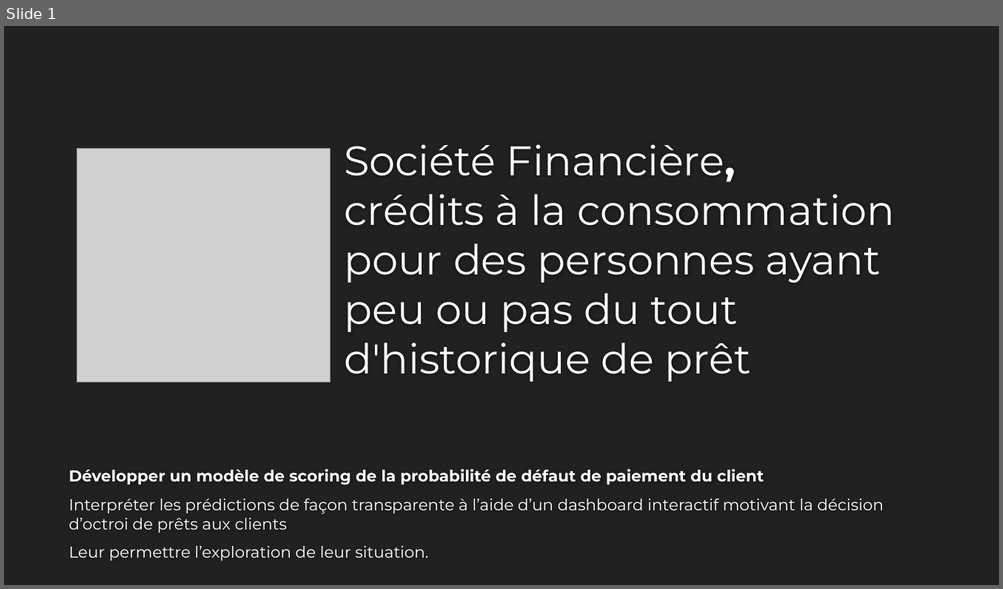
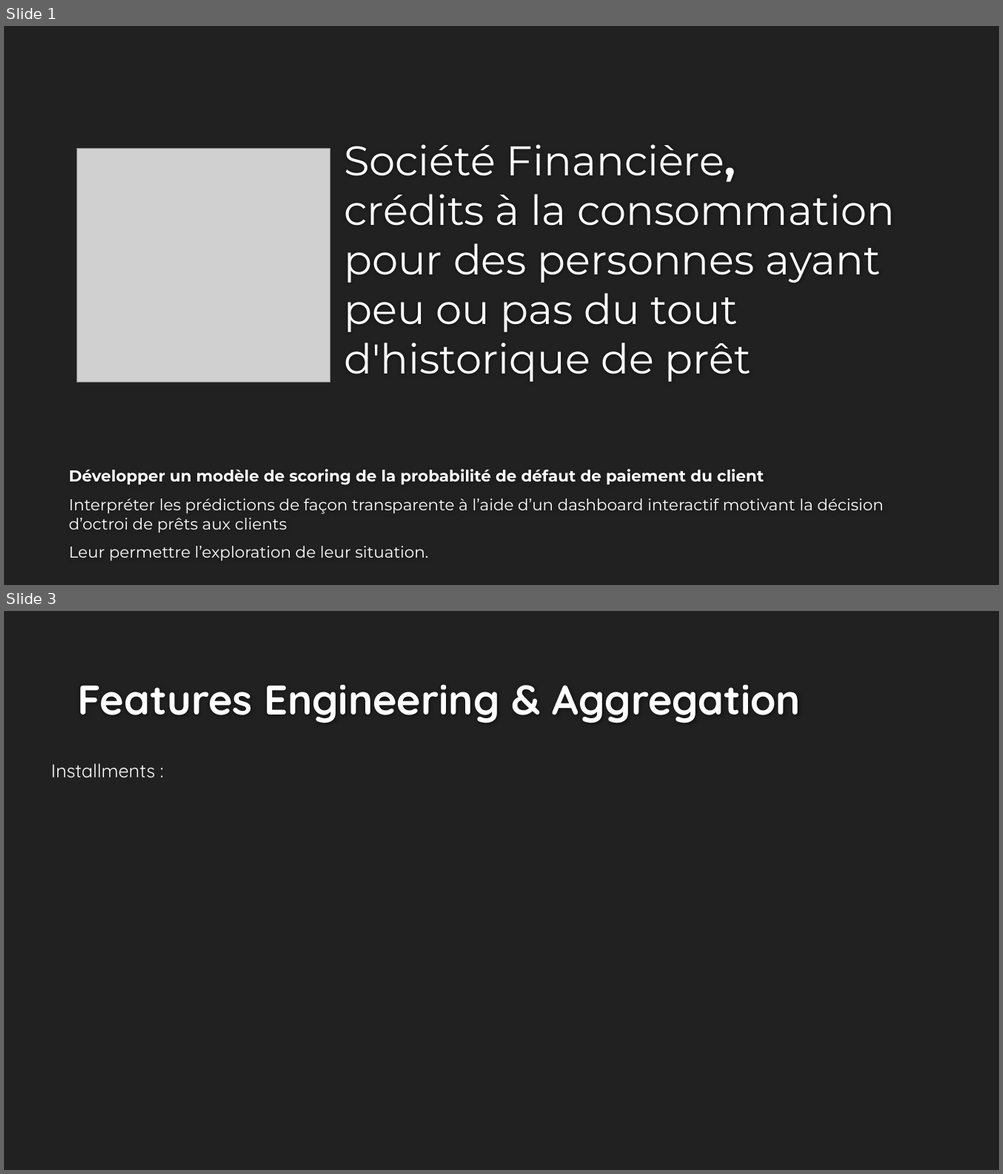
Before and after one commit to EtienneLardeur/P7_Scoring, a slide deck: P7_Support.pptx. Shown one above the other, each under a label of ours: slide 1 before the commit, slides 1 and 3 after it; the slides between them are not shown. The pictures are 1003x589 and 1003x1174 pixels, drawn with LibreOffice and Linux fonts; fonts in the diff are those of the drawing; grey boxes stand for pictures; background and template pictures are left out. Boxes give left, top, right and bottom in pixels: in the first picture for what was removed or moved away, otherwise in the second. Text is boxed around its words. In the diff, an @@ line names an element or a change of style, - is before the commit and + after.

```diff
--- a/P7_Support.pptx
+++ b/P7_Support.pptx
@@ slide 3 added at <box>4,611,999,1170</box>, background #212121 @@
@@ title added at <box>77,684,801,723</box>, 40 pt, text #FEFEFE, bold @@
+Features Engineering & Aggregation
@@ text added at <box>51,763,155,778</box>, 18 pt, text #FFFFFF @@
+Installments :
```
Also in this commit, not shown: 3 other slides added, 1 slide removed.
